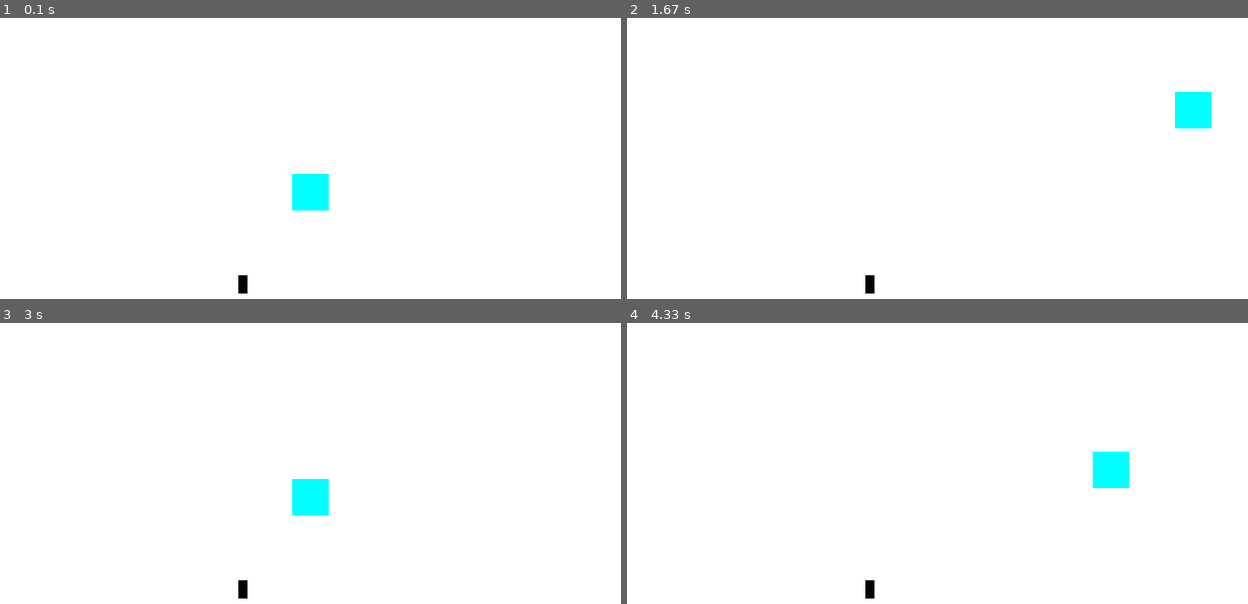
Above: before the commit, frames 1-4 (two rows, left to right).
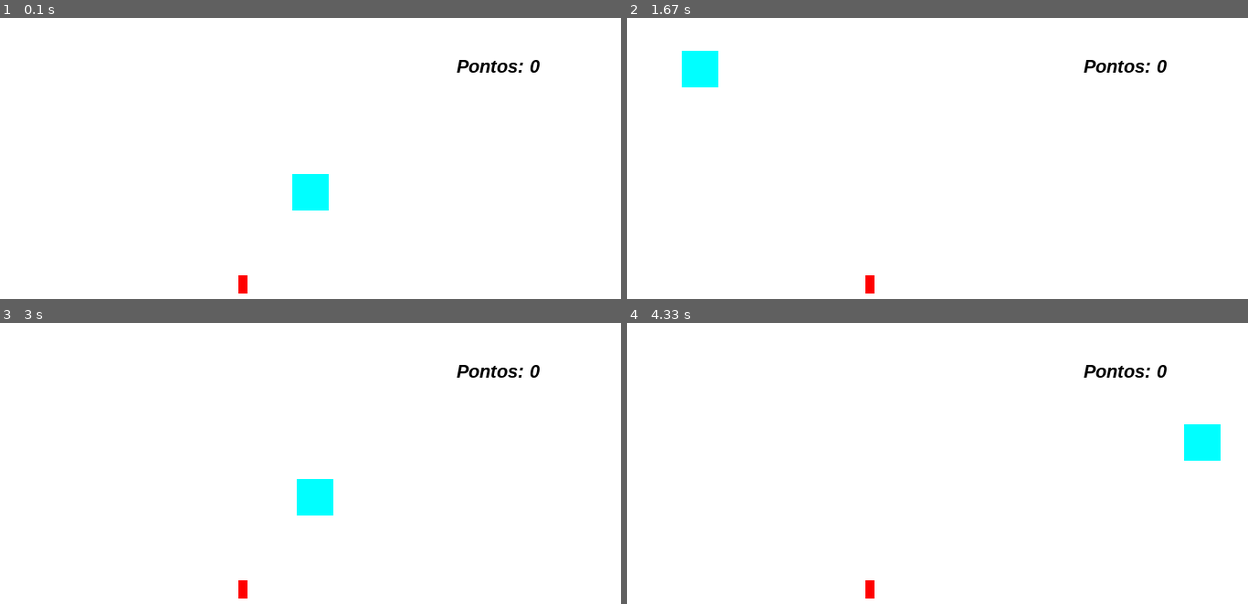
Above: after the commit, the same moments.

Repository: JP-Conde5/Pygame
Game: pygame game, started from colisao.py
Two runs of this game, one before a commit and one after it. Both use one fixed random seed, a clock stepped at 60 frames per second and the inputs below.
Inputs:
- Up to frame 1 (0.1 s): no input
- Up to frame 2 (1.67 s): hold D 0.33-0.8 s; hold W 0.83-1.13 s; hold D 1.17-1.63 s
- Up to frame 3 (3 s): hold A 1.67-2.2 s; hold S 2.23-2.53 s; hold A 2.57-2.97 s
- Up to frame 4 (4.33 s): hold W 3-3.37 s; hold D 3.4-4.03 s; hold S from 4.07 s (still down)

The runs differ from the first frame. In frame 1, 0.4% of the frame differs, in the area x 38-87%, y 14-99%; in frame 2, 1.9%, in the area x 8-95%, y 11-99%; in frame 3, 0.6%; in frame 4, 1.9%.

Commit message:
Colisão feita

Diff:
--- a/colisao.py
+++ b/colisao.py
@@ -1,12 +1,21 @@
 import pygame as py
 from pygame.locals import *
 from random import randint
+from sys import exit
 
 #CORES
 WHITE = (255,255,255)
 BLACK = (0,0,0)
 CYAN = (0,255,255)
-RED = (0,0,0)
+RED = (255,0,0)
+GREEN = (0,255,0)
+BLUE = (0,0,255)
+PURPLE = (255,0,255)
+PINK = (255,203,219)
+ORANGE = (255,165,0)
+LAVENDER = (230,230,250)
+COLORS = (BLACK, CYAN, RED, GREEN, BLUE, PURPLE, PINK, ORANGE, LAVENDER)
+
 
 #TELA
 width = 680
@@ -14,55 +23,79 @@
 screen = py.display.set_mode((width, height))
 py.display.set_caption('O JOGO')
 
+#CONFIGURATIONS
+py.init()
+clock = py.time.Clock()
+running = True
+points = 0
+font = py.font.SysFont('arial', 20, bold=True, italic=True)
+
+#MUSIC AND SOUND
+back_music = py.mixer.music.load('./Musics/back_song.mp3')
+py.mixer.music.play(-1)
+sound = py.mixer.Sound('./Musics/sound_collision.mp3')
+
 #SQUARE
 sqr_side = 40
 sqr_x = (width/2) - (sqr_side/2)
 sqr_y = (height/2) - (sqr_side/2)
-square = py.Rect(sqr_x, sqr_y, sqr_side, sqr_side)
+sqr_color = CYAN
 
 #RECTANGULE
 rct_width = 10
 rct_height = 20
 rct_x = randint(50, width - 50)
 rct_y = randint(50, height - 50)
-rectangule = py.Rect(rct_x, rct_y, rct_width, rct_height)
-
-#CONFIGURATIONS
-clock = py.time.Clock()
-running = True
-
+rct_color = RED
 while running:
     clock.tick(30)
     screen.fill(WHITE)
 
+    msg = f'Pontos: {points}'
+    text = font.render(msg, True, BLACK)
+
+    #Criando áreas
+    rectangule = py.Rect(rct_x, rct_y, rct_width, rct_height)
+    square = py.Rect(sqr_x, sqr_y, sqr_side, sqr_side)
+
     event = py.event.poll()
     if event.type == QUIT:
-        running = False
+        py.quit()
+        exit()
 
     if py.key.get_pressed()[K_a]:
-        py.Rect.move_ip(square, -10, 0)
+        sqr_x = sqr_x - 15
     elif py.key.get_pressed()[K_d]:
-        py.Rect.move_ip(square, 10, 0)
+        sqr_x = sqr_x + 15
     elif py.key.get_pressed()[K_s]:
-        py.Rect.move_ip(square, 0, 10)
+        sqr_y = sqr_y + 15
     elif py.key.get_pressed()[K_w]:
-        py.Rect.move_ip(square, 0, -10)
+        sqr_y = sqr_y - 15
 
     if sqr_x >= width:
-        py.Rect.move_ip(square, 0, 0)
+        sqr_x = 0
     elif sqr_x <= -sqr_side:
-        py.Rect.move_ip(square, width - sqr_side, 0)
+        sqr_x = width - sqr_side
     elif sqr_y >= height:
-        py.Rect.move_ip(square, 0, 0)
+        sqr_y = 0
     elif sqr_y <= -sqr_side:
-        py.Rect.move_ip(square, 0, width - sqr_side)
+        sqr_y = height - sqr_side
 
+    #Conferindo colisão
     if square.colliderect(rectangule):
         rct_x = randint(50, width - 50)
         rct_y = randint(50, height - 50)
-        py.Rect.move_ip(rectangule, rct_x, rct_y)
+        color = randint(0,len(COLORS) - 1)
+        sqr_color = COLORS[color]
+        color = randint(0,len(COLORS) - 1)
+        rct_color = COLORS[color]
+        sound.play()
+        points += 1
 
-    sqr_image = py.draw.rect(screen, CYAN, square)
-    rct_image = py.draw.rect(screen, RED, rectangule)
+    #Desenhando área
+    sqr_image = py.draw.rect(screen, sqr_color, square)
+    rct_image = py.draw.rect(screen, rct_color, rectangule)
+
+    screen.blit(text, (500, 50))
 
     py.display.update()
--- /dev/null
+++ b/colisao_copia.py
@@ -0,0 +1,97 @@
+import pygame
+
+
+
+BLACK = pygame.Color(0, 0, 0)
+
+WHITE = pygame.Color(255, 255, 255)
+
+
+
+pygame.init()
+
+
+
+screen = pygame.display.set_mode((640, 480))
+
+
+
+pygame.display.set_caption('Collision')
+
+
+
+# cria o Rect para o quadrado
+
+square = pygame.Rect(300, 230, 20, 20)
+
+
+
+# cria o Rect para os pads
+
+left_pad = pygame.Rect(20, 210, 20, 60)
+
+right_pad = pygame.Rect(600, 210, 20, 60)
+
+
+
+pads = [left_pad, right_pad]
+
+
+
+velocity_x = 0.1
+
+
+
+clock = pygame.time.Clock()
+
+
+
+while True:
+
+    dt = clock.tick(30)
+
+
+
+    event = pygame.event.poll()
+
+
+
+    if event.type == pygame.QUIT:
+
+        break
+
+
+
+    # usa a função move inplace
+
+    square.move_ip(velocity_x * dt, 0)
+
+
+
+    # checa por colisão com os pads
+
+    if square.collidelist(pads) >= 0:
+
+        velocity_x = -velocity_x
+
+
+
+    screen.fill(BLACK)
+
+
+
+    # desenha o quadrado usando o Rect
+
+    pygame.draw.rect(screen, WHITE, square)
+
+
+
+    # desenha os pads
+
+    for pad in pads:
+
+        pygame.draw.rect(screen, WHITE, pad)
+
+
+
+    pygame.display.flip()
Not shown, added: Musics/back_song.mp3
Not shown, added: Musics/sound_collision.mp3
